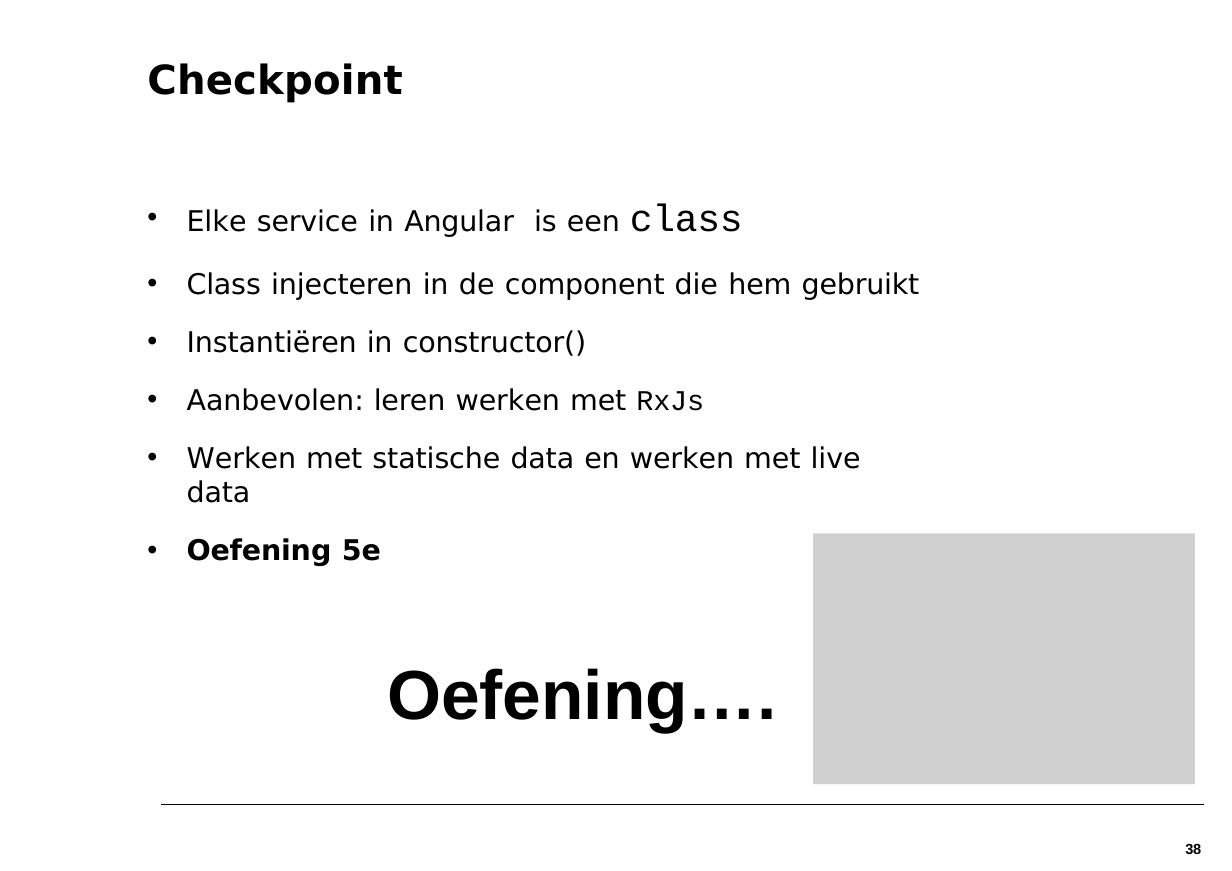
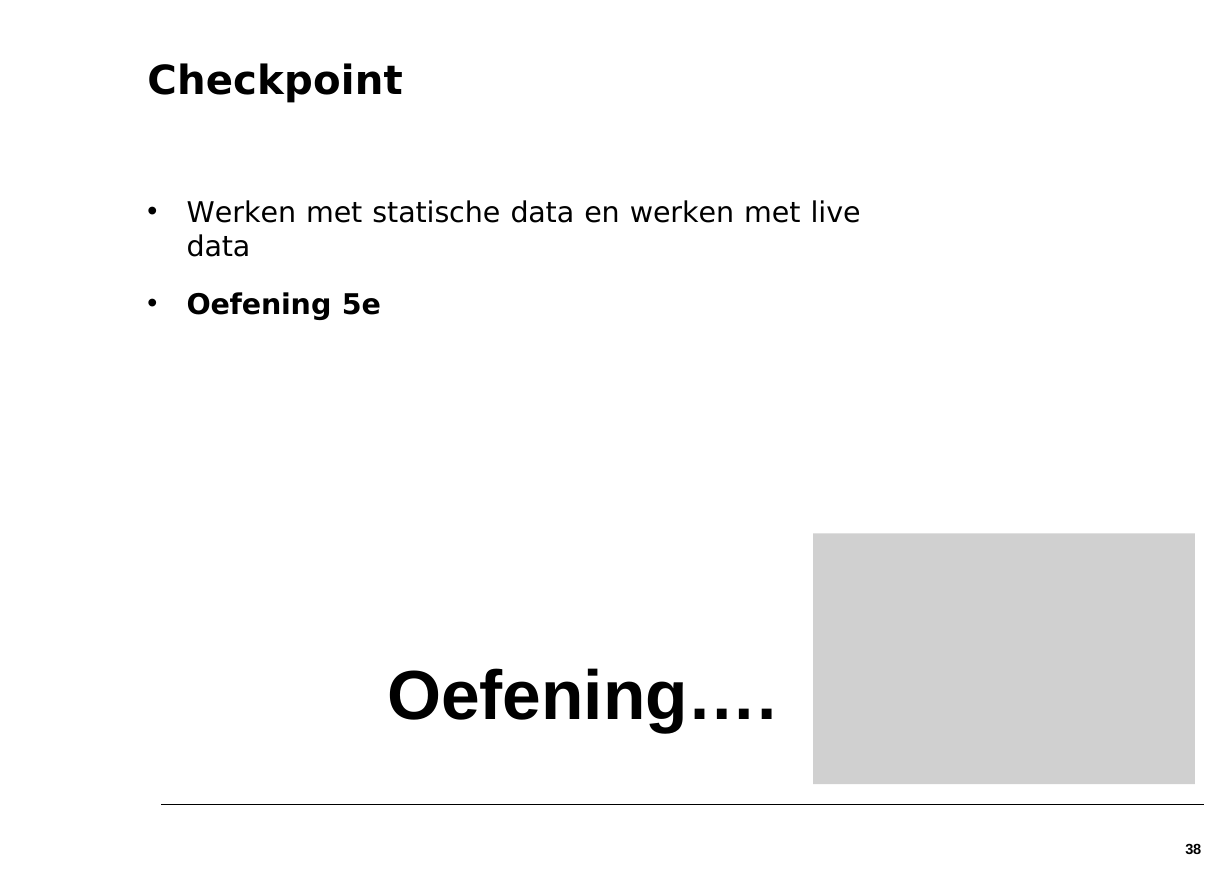
Before and after one commit to petereijgermans11/workshop-angular7, a slide deck: slide 53 of PPT/03- Angular Service.pptx. Drawn at 1232x871 pixels with LibreOffice and Linux fonts; fonts in the diff are those of the drawing; grey boxes stand for pictures. Boxes give left, top, right and bottom in pixels: in the first picture for what was removed or moved away, otherwise in the second. Text is boxed around its words. In the diff, an @@ line names an element or a change of style, - is before the commit and + after.

Commit message:
changed PPT

```diff
--- a/PPT/03- Angular Service.pptx
+++ b/PPT/03- Angular Service.pptx
@@ text at (187,204,920,411): paragraphs removed @@
-• Elke service in Angular is een class
-• Class injecteren in de component die hem gebruikt
-• Instantiëren in constructor()
-• Aanbevolen: leren werken met RxJs
```
Also in this commit, not shown: 21 other files.
